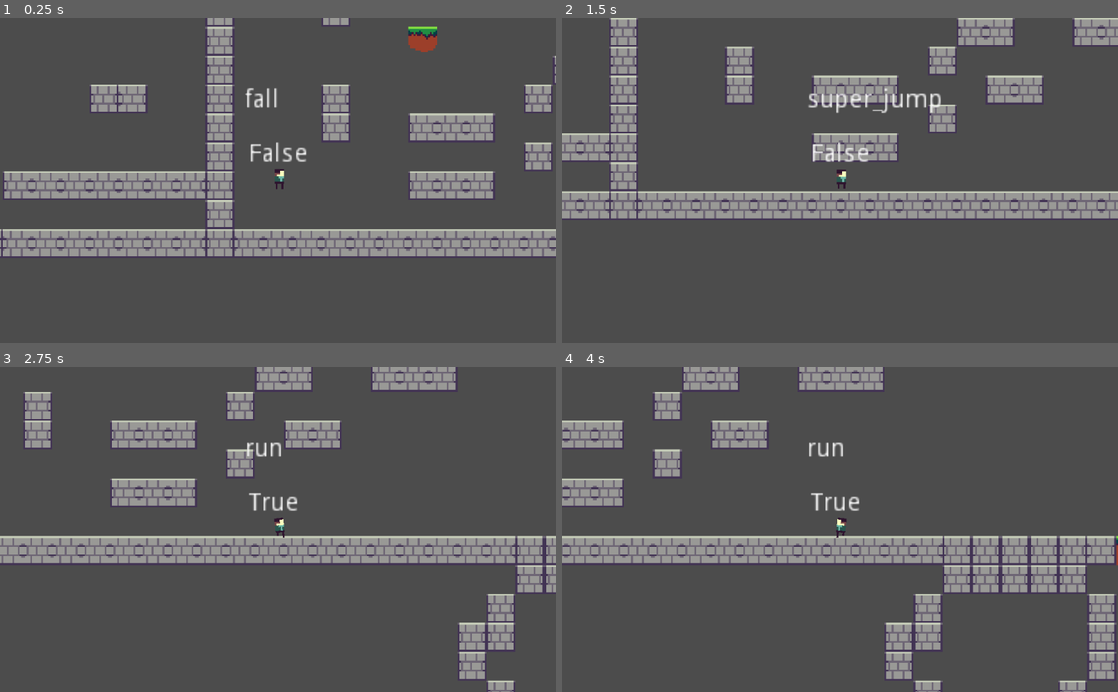
Above: before the commit, frames 1-4 (two rows, left to right).
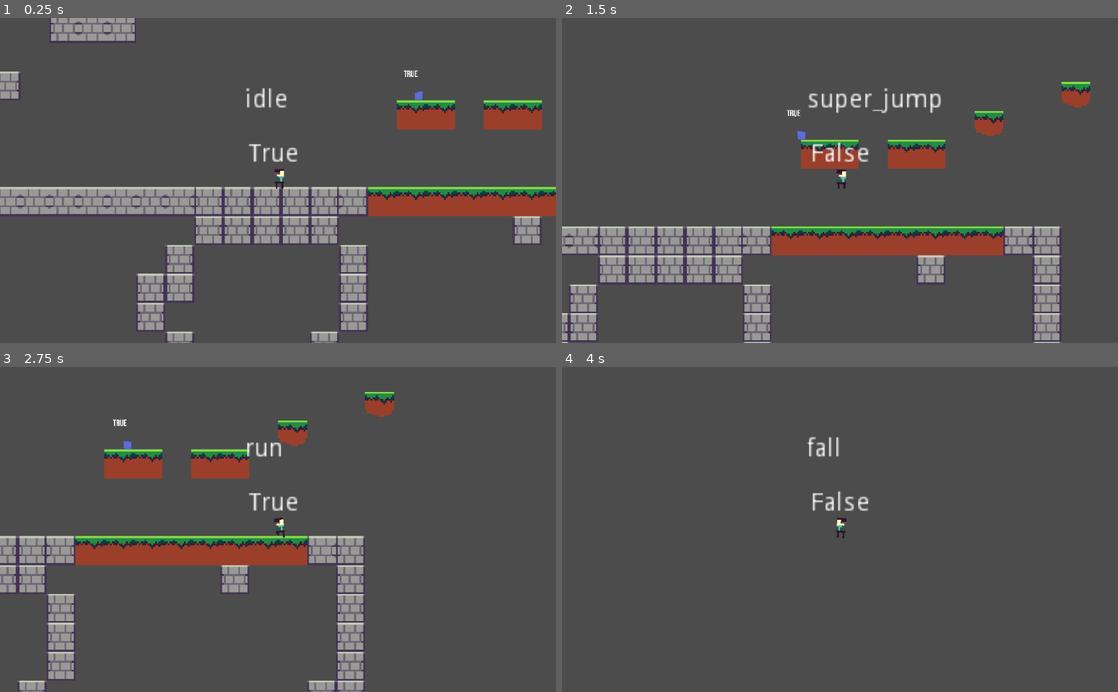
Above: after the commit, the same moments.

Repository: moothodical/platformer
Game: Godot game, scene res://Scenes/World.tscn
The game is run twice, just before and just after one commit, with the same random seed, the same clock (stepped at 60 frames per second) and the same inputs.
Inputs:
- Up to frame 1 (0.25 s): no input
- Up to frame 2 (1.5 s): hold Right (move_right) 0.53-1.28 s; hold Z (jump) 0.53-1.28 s; hold Down (down) from 1.28 s (still down); tap Z (jump) at 1.35 s
- Up to frame 3 (2.75 s): tap Z (jump) at 1.52, 1.82 s; release Down (down) at 2.03 s; hold Right (move_right) from 2.03 s (still down); hold Z (jump) from 2.03 s (still down)
- Up to frame 4 (4 s): release Z (jump) at 2.78 s; tap Z (jump) at 2.85, 3.02, 3.32 s; release Right (move_right) at 3.53 s; hold Left (move_left) from 3.53 s (still down); hold Z (jump) from 3.53 s (still down)

The runs differ from the first frame. In frame 1, 33% of the frame differs, in the area x 0-100%, y 0-100%; in frame 2, 35%; in frame 3, 24%; in frame 4, 21%.

Commit message:
blob enemy
added blob enemy and made it move back and forth in between platform

started FSM for blob

Diff:
--- a/Scenes/Blob.gd
+++ /dev/null
@@ -1,16 +0,0 @@
-extends KinematicBody2D
-
-
-# Declare member variables here. Examples:
-# var a = 2
-# var b = "text"
-
-
-# Called when the node enters the scene tree for the first time.
-func _ready():
-	pass # Replace with function body.
-
-
-# Called every frame. 'delta' is the elapsed time since the previous frame.
-#func _process(delta):
-#	pass
--- a/Scenes/Blob.tscn
+++ b/Scenes/Blob.tscn
@@ -1,13 +1,20 @@
-[gd_scene load_steps=5 format=2]
+[gd_scene load_steps=7 format=2]
 
-[ext_resource path="res://icon.png" type="Texture" id=1]
+[ext_resource path="res://Art/blob.png" type="Texture" id=1]
 [ext_resource path="res://Scripts/BlobFSM.gd" type="Script" id=2]
-[ext_resource path="res://Scenes/Blob.gd" type="Script" id=3]
+[ext_resource path="res://Scripts/Blob.gd" type="Script" id=3]
+[ext_resource path="res://Fonts/BebasNeue-Regular.otf" type="DynamicFontData" id=4]
 
 [sub_resource type="RectangleShape2D" id=1]
-extents = Vector2( 8.95892, 9.3217 )
+extents = Vector2( 6.15029, 5.25525 )
+
+[sub_resource type="DynamicFont" id=2]
+size = 50
+font_data = ExtResource( 4 )
 
 [node name="Blob" type="KinematicBody2D"]
+collision_layer = 16
+collision_mask = 5
 script = ExtResource( 3 )
 
 [node name="Rig" type="Node2D" parent="."]
@@ -15,11 +22,33 @@
 [node name="AnimationPlayer" type="AnimationPlayer" parent="Rig"]
 
 [node name="Sprite" type="Sprite" parent="Rig"]
+scale = Vector2( -3.5, 4.001 )
 texture = ExtResource( 1 )
 
+[node name="ForwardRaycast" type="RayCast2D" parent="Rig"]
+rotation = -1.5708
+scale = Vector2( 1, 3 )
+enabled = true
+
 [node name="CollisionShape2D" type="CollisionShape2D" parent="."]
+position = Vector2( -0.529739, 17.4811 )
 scale = Vector2( 3.32, 3.32 )
 shape = SubResource( 1 )
 
 [node name="BlobFSM" type="Node2D" parent="."]
 script = ExtResource( 2 )
+
+[node name="GroundedRaycast" type="RayCast2D" parent="."]
+enabled = true
+collision_mask = 4
+
+[node name="GroundedLabel" type="Label" parent="."]
+margin_left = -81.8859
+margin_top = -139.935
+margin_right = 87.1141
+margin_bottom = -47.9345
+custom_fonts/font = SubResource( 2 )
+uppercase = true
+__meta__ = {
+"_edit_use_anchors_": false
+}
--- a/Scenes/World.tscn
+++ b/Scenes/World.tscn
@@ -1,8 +1,9 @@
-[gd_scene load_steps=13 format=2]
+[gd_scene load_steps=14 format=2]
 
 [ext_resource path="res://Scenes/Player.tscn" type="PackedScene" id=1]
 [ext_resource path="res://Art/grass_platform.png" type="Texture" id=2]
 [ext_resource path="res://Art/rock_platform.png" type="Texture" id=3]
+[ext_resource path="res://Scenes/Blob.tscn" type="PackedScene" id=4]
 
 [sub_resource type="ConvexPolygonShape2D" id=1]
 points = PoolVector2Array( 0, 0, 16, 0, 16, 16, 0, 16 )
@@ -127,6 +128,7 @@
 1/z_index = 0
 
 [node name="World" type="Node2D"]
+position = Vector2( -0.198425, 0 )
 
 [node name="TileMap" type="TileMap" parent="."]
 tile_set = SubResource( 9 )
@@ -136,9 +138,13 @@
 tile_data = PoolIntArray( 524311, 0, 0, 589847, 0, 0, 655379, 0, 0, 655383, 0, 0, 720915, 0, 0, 786451, 0, 0, 786455, 0 …(2495 unchanged characters)…
 
 [node name="Player" parent="." instance=ExtResource( 1 )]
-position = Vector2( 344.877, 266 )
+position = Vector2( 687.031, 294.316 )
 
 [node name="Camera2D" type="Camera2D" parent="Player"]
 position = Vector2( -0.77179, 2.27075 )
 current = true
 zoom = Vector2( 0.3, 0.3 )
+
+[node name="Blob" parent="." instance=ExtResource( 4 )]
+position = Vector2( 765.917, 266.188 )
+scale = Vector2( 0.1, 0.1 )
--- /dev/null
+++ b/Scripts/Blob.gd
@@ -0,0 +1,36 @@
+extends KinematicBody2D
+
+onready var sprite = $Rig/Sprite
+onready var rig = $Rig
+
+const UP = Vector2(0, -1)
+var velocity = Vector2(10, 0)
+var gravity = 850
+var is_grounded
+var move_dir
+
+# Called when the node enters the scene tree for the first time.
+func _ready():
+	pass # Replace with function body.
+
+func check_is_grounded():
+	return true if $GroundedRaycast.is_colliding() else false
+
+# Moves back and forth between platform
+func apply_movement():
+	is_grounded = check_is_grounded()
+	if !is_grounded:
+		_update_velocity()
+	velocity = move_and_slide(velocity, UP)
+	$GroundedLabel.text = str(is_grounded)
+
+func apply_gravity(delta):
+	velocity.y += gravity * delta
+
+# changes direction of enemy when edge of platform
+func _update_velocity():
+	velocity.x = -velocity.x
+	if velocity.x > 1:
+		rig.scale.x = 1
+	else:
+		rig.scale.x = -1
--- a/Scripts/BlobFSM.gd
+++ b/Scripts/BlobFSM.gd
@@ -1,16 +1,29 @@
 extends "res://Scripts/StateMachine.gd"
 
+func _ready():
+	add_state("idle")
+	add_state("follow")
+	add_state("attack")
+	call_deferred("set_state", states.idle)
+	pass
 
-# Declare member variables here. Examples:
-# var a = 2
-# var b = "text"
+func _state_logic(delta):
+	parent.apply_gravity(delta)
+	parent.apply_movement()
 
-onready var parent =
-# Called when the node enters the scene tree for the first time.
-func _ready():
-	pass # Replace with function body.
+func _get_transition(delta):
+	match state:
+		states.idle:
+			pass
+		states.follow:
+			pass
+		states.attack:
+			pass
+	return null
 
+# setting anim, tween, timers, etc
+func _enter_state(new_state, old_state):
+	pass
 
-# Called every frame. 'delta' is the elapsed time since the previous frame.
-#func _process(delta):
-#	pass
+func _exit_state(old_state, new_state):
+	pass
--- a/project.godot
+++ b/project.godot
@@ -51,6 +51,7 @@
 
 2d_physics/layer_1="Player"
 2d_physics/layer_3="Platforms"
+2d_physics/layer_5="Enemy"
 
 [rendering]
 
Binary file added: Art/blob.aseprite
Binary file added: Art/blob.png
Not shown, added: Art/blob.png.import
Binary file added: Fonts/BebasNeue-Regular.otf
